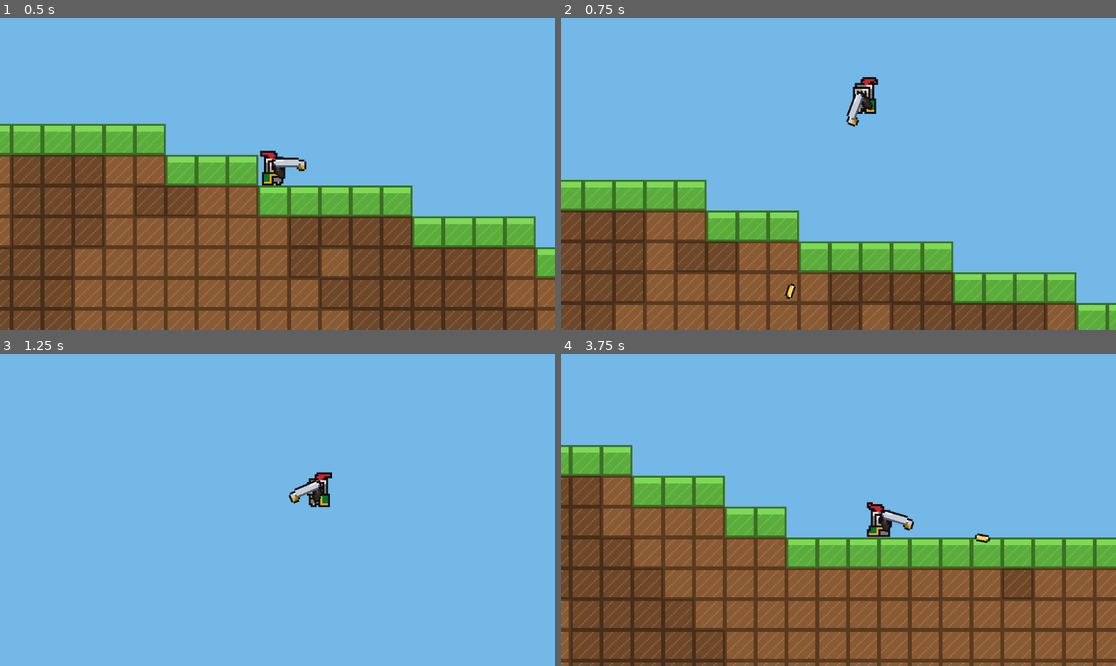
Above: before the commit, frames 1-4 (two rows, left to right).
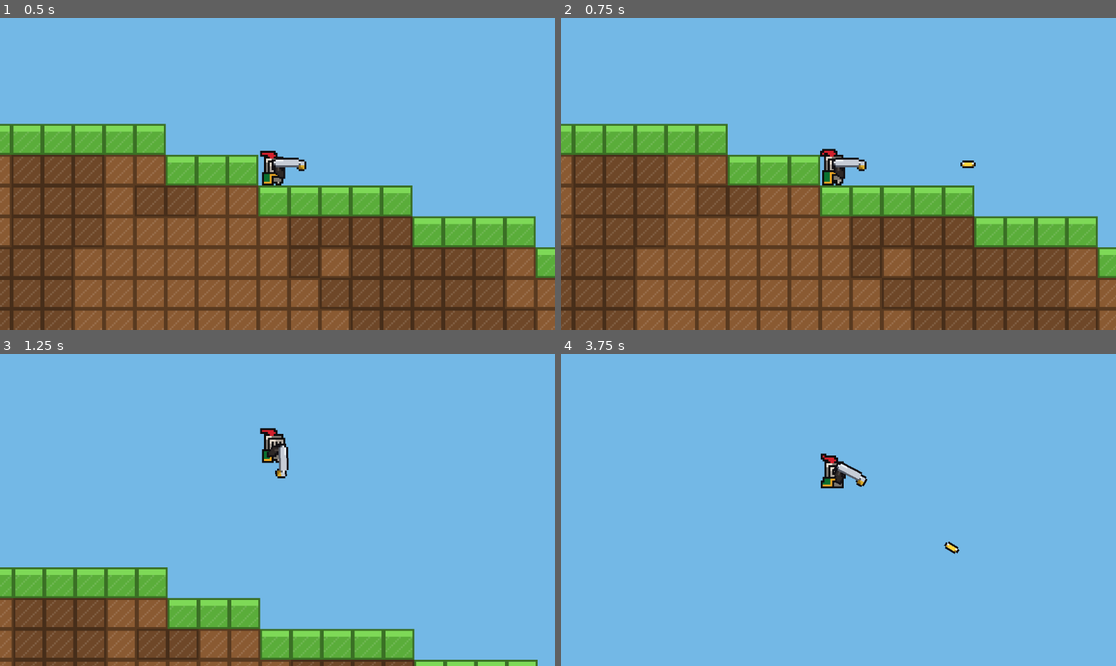
Above: after the commit, the same moments.

Repository: idylpicklei/Mikes-Well-Driller
Game: Godot game, scene res://Scenes/game.tscn
Two runs of this game, one before a commit and one after it. Both use one fixed random seed, a clock stepped at 60 frames per second and the inputs below.
Inputs (mouse positions are in pixels of both pictures, inside the frame that each line leads up to):
- Up to frame 1 (0.5 s): no input
- Up to frame 2 (0.75 s): tap Enter (ui_accept) at 0.5 s; hold Right (ui_right) from 0.53 s (still down); click (838, 174) at 0.6 s
- Up to frame 3 (1.25 s): keep holding Right (ui_right); tap W (jump, bound only after the commit) at 0.77, 1.07 s; tap Enter (ui_accept) at 0.8 s
- Up to frame 4 (3.75 s): move the mouse to (727, 525) at 1.27 s; tap Enter (ui_accept) at 1.35 s; click (727, 525) at 1.42 s; tap W (jump, bound only after the commit) at 1.52, 1.82, 2.3, 2.85, 3.02, 3.32 s; tap Space at 1.55, 2.1 s; move the mouse to (894, 441) at 2.02 s; release Right (ui_right) at 2.03 s; hold Left (ui_left) 2.03-2.78 s; click (894, 441) at 2.17 s; move the mouse to (810, 572) at 2.77 s; hold Right (ui_right) from 2.78 s (still down); click (810, 572) at 3.05 s; move the mouse to (1005, 556) at 3.52 s; click (1005, 556) at 3.6 s

Frame 1 is identical in both runs. In frame 2, 41% of the frame differs, in the area x 0-100%, y 18-100%; in frame 3, 18%; in frame 4, 51%, in the area x 0-100%, y 29-100%.

Commit message:
Add pause menu with remappable keybinds and WASD controls
Introduce an Escape pause overlay with Resume, Key Binds, and Quit.
Add InputBindings autoload to persist custom bindings to user://input.cfg.
Switch movement to move_left/move_right/jump actions with WASD defaults,
keep Build on B and Shoot on left click only, and freeze gameplay while paused.

Co-authored-by: dylancollom-kd <dylancollom-kd@users.noreply.github.com>

Diff:
--- a/Scenes/game.tscn
+++ b/Scenes/game.tscn
@@ -1,9 +1,10 @@
-[gd_scene load_steps=6 format=3 uid="uid://datr1s5cwlqma"]
+[gd_scene load_steps=7 format=3 uid="uid://datr1s5cwlqma"]
 
 [ext_resource type="PackedScene" uid="uid://chn4gyaisr31t" path="res://Scenes/player.tscn" id="1_7u14b"]
 [ext_resource type="Script" path="res://Scripts/terrain_generator.gd" id="2_terrain"]
 [ext_resource type="PackedScene" uid="uid://bbuildwheelmenu01" path="res://Scenes/build_menu.tscn" id="3_build"]
 [ext_resource type="Script" path="res://Scripts/killzone.gd" id="4_killzone"]
+[ext_resource type="PackedScene" uid="uid://cpausemenu00001" path="res://Scenes/pause_menu.tscn" id="5_pause"]
 
 [sub_resource type="RectangleShape2D" id="RectangleShape2D_killzone"]
 size = Vector2(8000, 80)
@@ -30,3 +31,5 @@
 shape = SubResource("RectangleShape2D_killzone")
 
 [node name="BuildMenuLayer" parent="." instance=ExtResource("3_build")]
+
+[node name="PauseMenuLayer" parent="." instance=ExtResource("5_pause")]
--- /dev/null
+++ b/Scenes/pause_menu.tscn
@@ -0,0 +1,101 @@
+[gd_scene load_steps=2 format=3 uid="uid://cpausemenu00001"]
+
+[ext_resource type="Script" path="res://Scripts/pause_menu.gd" id="1_pause"]
+
+[node name="PauseMenuLayer" type="CanvasLayer"]
+layer = 30
+process_mode = 3
+
+[node name="PauseMenu" type="Control" parent="."]
+layout_mode = 3
+anchors_preset = 15
+anchor_right = 1.0
+anchor_bottom = 1.0
+grow_horizontal = 2
+grow_vertical = 2
+mouse_filter = 0
+script = ExtResource("1_pause")
+
+[node name="Dimmer" type="ColorRect" parent="PauseMenu"]
+layout_mode = 1
+anchors_preset = 15
+anchor_right = 1.0
+anchor_bottom = 1.0
+grow_horizontal = 2
+grow_vertical = 2
+mouse_filter = 2
+color = Color(0.02, 0.03, 0.05, 0.72)
+
+[node name="Center" type="CenterContainer" parent="PauseMenu"]
+layout_mode = 1
+anchors_preset = 15
+anchor_right = 1.0
+anchor_bottom = 1.0
+grow_horizontal = 2
+grow_vertical = 2
+
+[node name="MainPanel" type="VBoxContainer" parent="PauseMenu/Center"]
+unique_name_in_owner = true
+layout_mode = 2
+theme_override_constants/separation = 12
+
+[node name="Title" type="Label" parent="PauseMenu/Center/MainPanel"]
+layout_mode = 2
+theme_override_font_sizes/font_size = 24
+text = "Paused"
+horizontal_alignment = 1
+
+[node name="ResumeButton" type="Button" parent="PauseMenu/Center/MainPanel"]
+custom_minimum_size = Vector2(220, 36)
+layout_mode = 2
+text = "Resume"
+
+[node name="KeybindsButton" type="Button" parent="PauseMenu/Center/MainPanel"]
+custom_minimum_size = Vector2(220, 36)
+layout_mode = 2
+text = "Key Binds"
+
+[node name="QuitButton" type="Button" parent="PauseMenu/Center/MainPanel"]
+custom_minimum_size = Vector2(220, 36)
+layout_mode = 2
+text = "Quit"
+
+[node name="KeybindsPanel" type="VBoxContainer" parent="PauseMenu/Center"]
+unique_name_in_owner = true
+visible = false
+layout_mode = 2
+theme_override_constants/separation = 10
+
+[node name="KeybindsTitle" type="Label" parent="PauseMenu/Center/KeybindsPanel"]
+layout_mode = 2
+theme_override_font_sizes/font_size = 20
+text = "Key Binds"
+horizontal_alignment = 1
+
+[node name="RemapHint" type="Label" parent="PauseMenu/Center/KeybindsPanel"]
+unique_name_in_owner = true
+visible = false
+layout_mode = 2
+text = "Press a key or mouse button. Esc cancels."
+horizontal_alignment = 1
+
+[node name="BindRows" type="VBoxContainer" parent="PauseMenu/Center/KeybindsPanel"]
+unique_name_in_owner = true
+layout_mode = 2
+theme_override_constants/separation = 8
+
+[node name="ResetButton" type="Button" parent="PauseMenu/Center/KeybindsPanel"]
+custom_minimum_size = Vector2(220, 32)
+layout_mode = 2
+text = "Reset Defaults"
+
+[node name="BackButton" type="Button" parent="PauseMenu/Center/KeybindsPanel"]
+custom_minimum_size = Vector2(220, 32)
+layout_mode = 2
+text = "Back"
+
+[connection signal="pressed" from="PauseMenu/Center/MainPanel/ResumeButton" to="PauseMenu" method="_on_resume_pressed"]
+[connection signal="pressed" from="PauseMenu/Center/MainPanel/KeybindsButton" to="PauseMenu" method="_on_keybinds_pressed"]
+[connection signal="pressed" from="PauseMenu/Center/MainPanel/QuitButton" to="PauseMenu" method="_on_quit_pressed"]
+[connection signal="pressed" from="PauseMenu/Center/KeybindsPanel/ResetButton" to="PauseMenu" method="_on_reset_pressed"]
+[connection signal="pressed" from="PauseMenu/Center/KeybindsPanel/BackButton" to="PauseMenu" method="_on_back_pressed"]
--- a/Scripts/build_menu.gd
+++ b/Scripts/build_menu.gd
@@ -25,6 +25,7 @@
 
 
 func _ready() -> void:
+	add_to_group("build_menu")
 	set_anchors_preset(Control.PRESET_FULL_RECT)
 	mouse_filter = Control.MOUSE_FILTER_IGNORE
 	_font = load(FONT_PATH)
@@ -44,7 +45,19 @@
 
 
 func toggle() -> void:
+	if get_tree().paused:
+		return
 	_set_open(not is_open)
+
+
+static func close_menu() -> void:
+	for node in Engine.get_main_loop().root.find_children("*", "BuildMenu", true, false):
+		(node as BuildMenu).close_menu_instance()
+		return
+
+
+func close_menu_instance() -> void:
+	_set_open(false)
 
 
 func _set_open(open: bool) -> void:
@@ -57,13 +70,15 @@
 
 
 func _input(event: InputEvent) -> void:
+	if get_tree().paused:
+		return
 	if event.is_action_pressed("build_menu") and not event.is_echo():
 		toggle()
 		get_viewport().set_input_as_handled()
 		return
 	if not is_open:
 		return
-	if event.is_action_pressed("ui_cancel"):
+	if event.is_action_pressed("pause"):
 		_set_open(false)
 		get_viewport().set_input_as_handled()
 
--- /dev/null
+++ b/Scripts/input_bindings.gd
@@ -0,0 +1,176 @@
+extends Node
+
+const SAVE_PATH := "user://input.cfg"
+
+const ACTION_DEFS: Array[Dictionary] = [
+	{"action": &"move_left", "label": "Move Left", "remappable": true},
+	{"action": &"move_right", "label": "Move Right", "remappable": true},
+	{"action": &"jump", "label": "Jump", "remappable": true},
+	{"action": &"shoot", "label": "Shoot", "remappable": true},
+	{"action": &"build_menu", "label": "Build", "remappable": true},
+	{"action": &"pause", "label": "Pause", "remappable": false},
+]
+
+
+func _ready() -> void:
+	_ensure_actions_exist()
+	load_bindings()
+
+
+func get_action_defs() -> Array[Dictionary]:
+	return ACTION_DEFS
+
+
+func is_rebindable(action: StringName) -> bool:
+	for definition in ACTION_DEFS:
+		if definition["action"] == action:
+			return bool(definition.get("remappable", true))
+	return false
+
+
+func get_default_events(action: StringName) -> Array[InputEvent]:
+	match action:
+		&"move_left":
+			return [_key(KEY_A)]
+		&"move_right":
+			return [_key(KEY_D)]
+		&"jump":
+			return [_key(KEY_W), _key(KEY_SPACE)]
+		&"shoot":
+			return [_mouse(MOUSE_BUTTON_LEFT)]
+		&"build_menu":
+			return [_key(KEY_B)]
+		&"pause":
+			return [_key(KEY_ESCAPE)]
+		_:
+			return []
+
+
+func apply_events(action: StringName, events: Array) -> void:
+	if not InputMap.has_action(action):
+		InputMap.add_action(action)
+	for existing in InputMap.action_get_events(action):
+		InputMap.action_erase_event(action, existing)
+	for event in events:
+		if event is InputEvent:
+			InputMap.action_add_event(action, event)
+
+
+func get_binding_label(action: StringName) -> String:
+	var events := InputMap.action_get_events(action)
+	if events.is_empty():
+		return "Unbound"
+	var labels: PackedStringArray = []
+	for event in events:
+		labels.append(event_label(event))
+	return ", ".join(labels)
+
+
+func event_label(event: InputEvent) -> String:
+	return event.as_text()
+
+
+func can_bind(event: InputEvent) -> bool:
+	if event is InputEventKey:
+		return (event as InputEventKey).physical_keycode != KEY_ESCAPE
+	if event is InputEventMouseButton:
+		var button_event := event as InputEventMouseButton
+		return button_event.button_index in [MOUSE_BUTTON_LEFT, MOUSE_BUTTON_RIGHT, MOUSE_BUTTON_MIDDLE]
+	return false
+
+
+func bind_action(action: StringName, event: InputEvent) -> void:
+	if not is_rebindable(action):
+		return
+	apply_events(action, [event.duplicate()])
+	save_bindings()
+
+
+func reset_defaults() -> void:
+	for definition in ACTION_DEFS:
+		var action: StringName = definition["action"]
+		apply_events(action, get_default_events(action))
+	save_bindings()
+
+
+func save_bindings() -> void:
+	var config := ConfigFile.new()
+	for definition in ACTION_DEFS:
+		var action: StringName = definition["action"]
+		var events: Array = []
+		for event in InputMap.action_get_events(action):
+			var data := _event_to_dict(event)
+			if not data.is_empty():
+				events.append(data)
+		config.set_value("bindings", str(action), events)
+	config.save(SAVE_PATH)
+
+
+func load_bindings() -> void:
+	var config := ConfigFile.new()
+	if config.load(SAVE_PATH) != OK:
+		reset_defaults()
+		return
+
+	for definition in ACTION_DEFS:
+		var action: StringName = definition["action"]
+		var key := str(action)
+		if not config.has_section_key("bindings", key):
+			apply_events(action, get_default_events(action))
+			continue
+
+		var stored: Variant = config.get_value("bindings", key, [])
+		if stored is Array and not (stored as Array).is_empty():
+			var events: Array[InputEvent] = []
+			for entry in stored:
+				var event := _dict_to_event(entry)
+				if event:
+					events.append(event)
+			if events.is_empty():
+				apply_events(action, get_default_events(action))
+			else:
+				apply_events(action, events)
+		else:
+			apply_events(action, get_default_events(action))
+
+
+func _ensure_actions_exist() -> void:
+	for definition in ACTION_DEFS:
+		var action: StringName = definition["action"]
+		if not InputMap.has_action(action):
+			InputMap.add_action(action)
+
+
+func _key(physical_keycode: Key) -> InputEventKey:
+	var event := InputEventKey.new()
+	event.physical_keycode = physical_keycode
+	return event
+
+
+func _mouse(button_index: MouseButton) -> InputEventMouseButton:
+	var event := InputEventMouseButton.new()
+	event.button_index = button_index
+	return event
+
+
+func _event_to_dict(event: InputEvent) -> Dictionary:
+	if event is InputEventKey:
+		var key_event := event as InputEventKey
+		return {"type": "key", "physical_keycode": key_event.physical_keycode}
+	if event is InputEventMouseButton:
+		var mouse_event := event as InputEventMouseButton
+		return {"type": "mouse", "button_index": mouse_event.button_index}
+	return {}
+
+
+func _dict_to_event(data: Variant) -> InputEvent:
+	if not data is Dictionary:
+		return null
+	var entry := data as Dictionary
+	match str(entry.get("type", "")):
+		"key":
+			return _key(int(entry.get("physical_keycode", KEY_NONE)) as Key)
+		"mouse":
+			return _mouse(int(entry.get("button_index", MOUSE_BUTTON_LEFT)) as MouseButton)
+		_:
+			return null
--- /dev/null
+++ b/Scripts/pause_menu.gd
@@ -0,0 +1,148 @@
+extends Control
+
+enum View { MAIN, KEYBINDS }
+
+static var is_open := false
+
+@onready var _main_panel: VBoxContainer = %MainPanel
+@onready var _keybinds_panel: VBoxContainer = %KeybindsPanel
+@onready var _bind_rows: VBoxContainer = %BindRows
+@onready var _remap_hint: Label = %RemapHint
+
+var _view := View.MAIN
+var _remapping_action: StringName = &""
+var _bind_buttons: Dictionary = {}
+
+
+func _ready() -> void:
+	set_anchors_preset(Control.PRESET_FULL_RECT)
+	hide()
+	_build_bind_rows()
+	_show_view(View.MAIN)
+
+
+func _input(event: InputEvent) -> void:
+	if event.is_action_pressed("pause") and not event.is_echo():
+		if _remapping_action != &"":
+			_cancel_remap()
+		elif is_open:
+			_resume()
+		else:
+			_open_pause()
+		get_viewport().set_input_as_handled()
+		return
+
+	if not is_open or _view != View.KEYBINDS or _remapping_action == &"":
+		return
+	if not event.is_pressed() or event.is_echo():
+		return
+	if not InputBindings.can_bind(event):
+		return
+	InputBindings.bind_action(_remapping_action, event)
+	_cancel_remap()
+	_refresh_bind_rows()
+	get_viewport().set_input_as_handled()
+
+
+func _open_pause() -> void:
+	if BuildMenu.is_open:
+		BuildMenu.close_menu()
+	is_open = true
+	_view = View.MAIN
+	_cancel_remap()
+	_show_view(View.MAIN)
+	show()
+	get_tree().paused = true
+
+
+func _resume() -> void:
+	if _view == View.KEYBINDS:
+		InputBindings.save_bindings()
+	is_open = false
+	_cancel_remap()
+	hide()
+	get_tree().paused = false
+
+
+func _show_view(view: View) -> void:
+	_view = view
+	_main_panel.visible = view == View.MAIN
+	_keybinds_panel.visible = view == View.KEYBINDS
+	_remap_hint.visible = false
+	if view == View.KEYBINDS:
+		_refresh_bind_rows()
+
+
+func _build_bind_rows() -> void:
+	for child in _bind_rows.get_children():
+		child.queue_free()
+	_bind_buttons.clear()
+
+	for definition in InputBindings.get_action_defs():
+		var action: StringName = definition["action"]
+		var row := HBoxContainer.new()
+		row.add_theme_constant_override("separation", 12)
+
+		var name_label := Label.new()
+		name_label.text = str(definition["label"])
+		name_label.custom_minimum_size = Vector2(140, 0)
+		row.add_child(name_label)
+
+		var bind_button := Button.new()
+		bind_button.custom_minimum_size = Vector2(180, 28)
+		bind_button.pressed.connect(_on_bind_pressed.bind(action))
+		row.add_child(bind_button)
+
+		if not bool(definition.get("remappable", true)):
+			bind_button.disabled = true
+
+		_bind_rows.add_child(row)
+		_bind_buttons[action] = bind_button
+
+	_refresh_bind_rows()
+
+
+func _refresh_bind_rows() -> void:
+	for action in _bind_buttons:
+		var button: Button = _bind_buttons[action]
+		if action == _remapping_action:
+			button.text = "Press a key..."
+		else:
+			button.text = InputBindings.get_binding_label(action)
+
+
+func _on_bind_pressed(action: StringName) -> void:
+	if not InputBindings.is_rebindable(action):
+		return
+	_remapping_action = action
+	_remap_hint.visible = true
+	_refresh_bind_rows()
+
+
+func _cancel_remap() -> void:
+	_remapping_action = &""
+	_remap_hint.visible = false
+	_refresh_bind_rows()
+
+
+func _on_resume_pressed() -> void:
+	_resume()
+
+
+func _on_keybinds_pressed() -> void:
+	_show_view(View.KEYBINDS)
+
+
+func _on_reset_pressed() -> void:
+	InputBindings.reset_defaults()
+	_refresh_bind_rows()
+
+
+func _on_back_pressed() -> void:
+	InputBindings.save_bindings()
+	_show_view(View.MAIN)
+
+
+func _on_quit_pressed() -> void:
+	get_tree().paused = false
+	get_tree().quit()
--- a/Scripts/player.gd
+++ b/Scripts/player.gd
@@ -27,13 +27,11 @@
 	if is_on_floor() and velocity.y >= 0:
 		jumps_remaining = MAX_JUMPS
 
-	if Input.is_action_just_pressed("ui_accept") and jumps_remaining > 0:
+	if Input.is_action_just_pressed("jump") and jumps_remaining > 0:
 		velocity.y = JUMP_VELOCITY
 		jumps_remaining -= 1
 
-	# Get the input direction and handle the movement/deceleration.
-	# As good practice, you should replace UI actions with custom gameplay actions.
-	var direction := Input.get_axis("ui_left", "ui_right")
+	var direction := Input.get_axis("move_left", "move_right")
 	if direction:
 		velocity.x = direction * SPEED
 	else:
--- a/project.godot
+++ b/project.godot
@@ -19,12 +19,31 @@
 config/features=PackedStringArray("4.7", "Forward Plus")
 config/icon="res://icon.svg"
 
+[autoload]
+
+InputBindings="*res://Scripts/input_bindings.gd"
+
 [input]
 
+move_left={
+"deadzone": 0.5,
+"events": [Object(InputEventKey,"resource_local_to_scene":false,"resource_name":"","device":-1,"window_id":0,"alt_pressed":false,"shift_pressed":false,"ctrl_pressed":false,"meta_pressed":false,"pressed":false,"keycode":0,"physical_keycode":65,"key_label":0,"unicode":97,"location":0,"echo":false,"script":null)
+]
+}
+move_right={
+"deadzone": 0.5,
+"events": [Object(InputEventKey,"resource_local_to_scene":false,"resource_name":"","device":-1,"window_id":0,"alt_pressed":false,"shift_pressed":false,"ctrl_pressed":false,"meta_pressed":false,"pressed":false,"keycode":0,"physical_keycode":68,"key_label":0,"unicode":100,"location":0,"echo":false,"script":null)
+]
+}
+jump={
+"deadzone": 0.5,
+"events": [Object(InputEventKey,"resource_local_to_scene":false,"resource_name":"","device":-1,"window_id":0,"alt_pressed":false,"shift_pressed":false,"ctrl_pressed":false,"meta_pressed":false,"pressed":false,"keycode":0,"physical_keycode":87,"key_label":0,"unicode":119,"location":0,"echo":false,"script":null)
+, Object(InputEventKey,"resource_local_to_scene":false,"resource_name":"","device":-1,"window_id":0,"alt_pressed":false,"shift_pressed":false,"ctrl_pressed":false,"meta_pressed":false,"pressed":false,"keycode":0,"physical_keycode":32,"key_label":0,"unicode":32,"location":0,"echo":false,"script":null)
+]
+}
 shoot={
 "deadzone": 0.5,
 "events": [Object(InputEventMouseButton,"resource_local_to_scene":false,"resource_name":"","device":-1,"window_id":0,"a …(253 unchanged characters)…
-, Object(InputEventKey,"resource_local_to_scene":false,"resource_name":"","device":-1,"window_id":0,"alt_pressed":false,"shift_pressed":false,"ctrl_pressed":false,"meta_pressed":false,"pressed":false,"keycode":0,"physical_keycode":70,"key_label":0,"unicode":102,"location":0,"echo":false,"script":null)
 ]
 }
 build_menu={
@@ -32,6 +51,11 @@
 "events": [Object(InputEventKey,"resource_local_to_scene":false,"resource_name":"","device":-1,"window_id":0,"alt_press …(191 unchanged characters)…
 ]
 }
+pause={
+"deadzone": 0.5,
+"events": [Object(InputEventKey,"resource_local_to_scene":false,"resource_name":"","device":-1,"window_id":0,"alt_pressed":false,"shift_pressed":false,"ctrl_pressed":false,"meta_pressed":false,"pressed":false,"keycode":0,"physical_keycode":4194305,"key_label":0,"unicode":0,"location":0,"echo":false,"script":null)
+]
+}
 
 [rendering]
 
